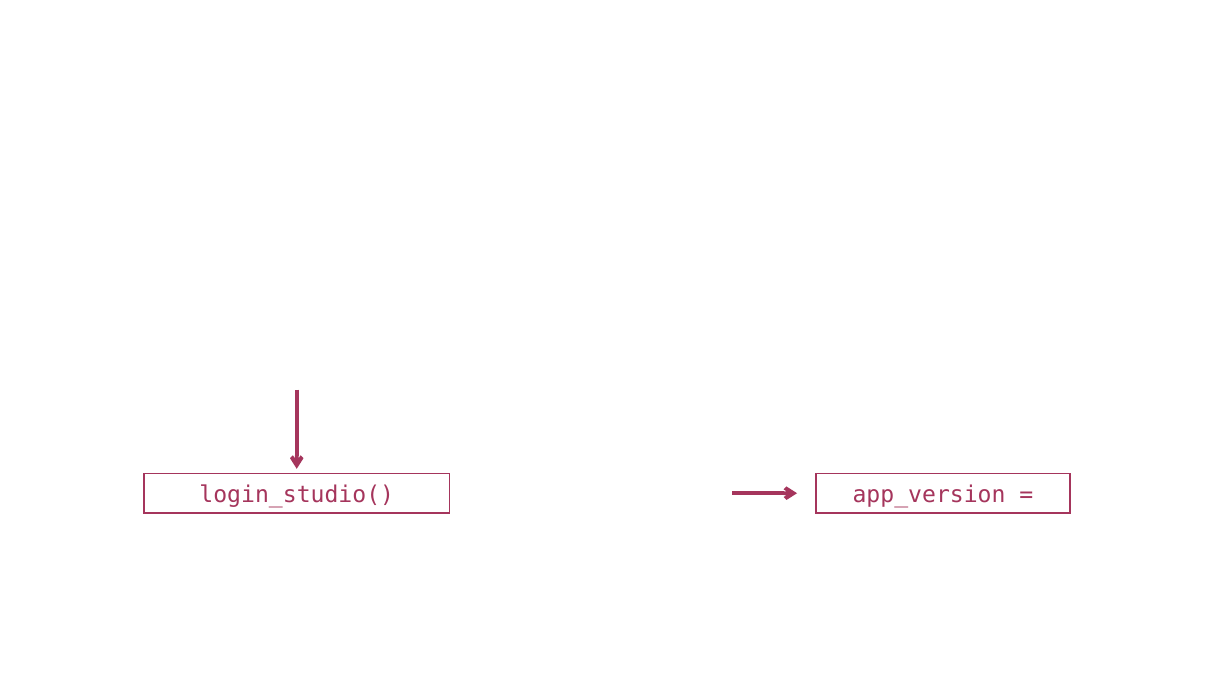
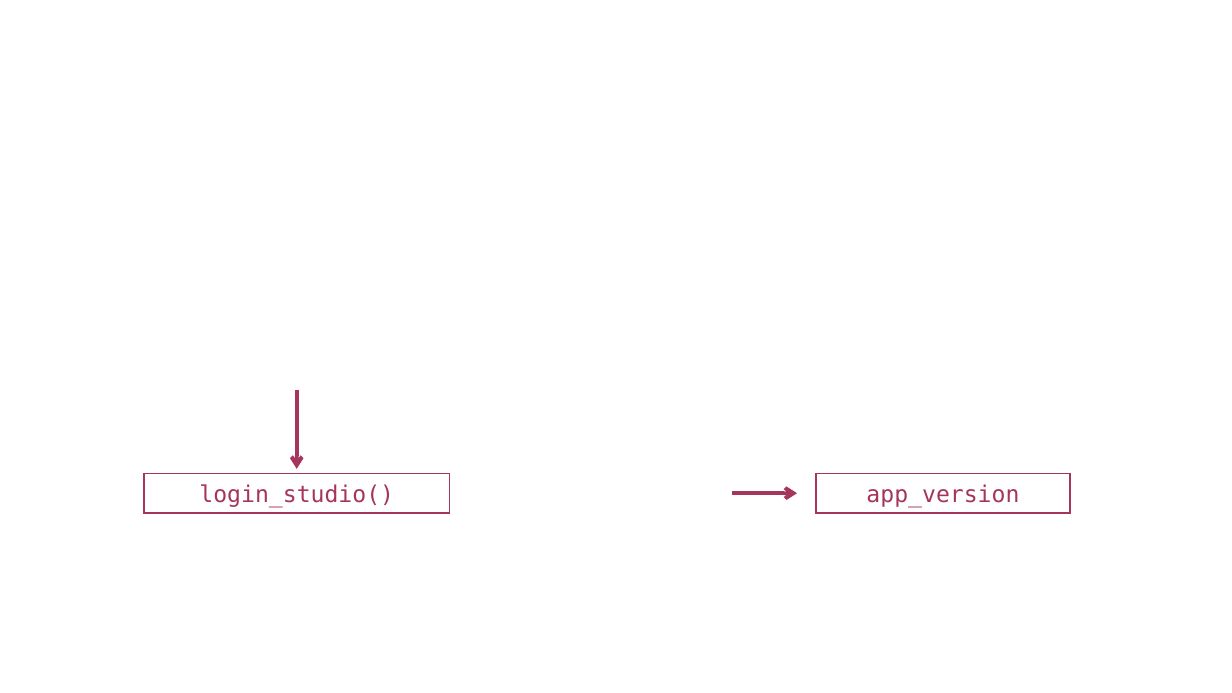
Before and after one commit to iqb-research/eatPrepTBA, a slide deck: slide 1 of vignettes/images/images.pptx. Drawn at 1232x693 pixels with LibreOffice and Linux fonts; fonts in the diff are those of the drawing; background and template pictures are left out. Boxes give left, top, right and bottom in pixels: in the first picture for what was removed or moved away, otherwise in the second. Text is boxed around its words. In the diff, an @@ line names an element or a change of style, - is before the commit and + after.

```diff
--- a/vignettes/images/images.pptx
+++ b/vignettes/images/images.pptx
@@ text in rectangle at [866, 484, 1019, 508]: text changed @@
-app_version =
+app_version
```
Also in this commit, not shown: 1 other slide changed, 2 slides added, 1 slide removed, 2 other files.
